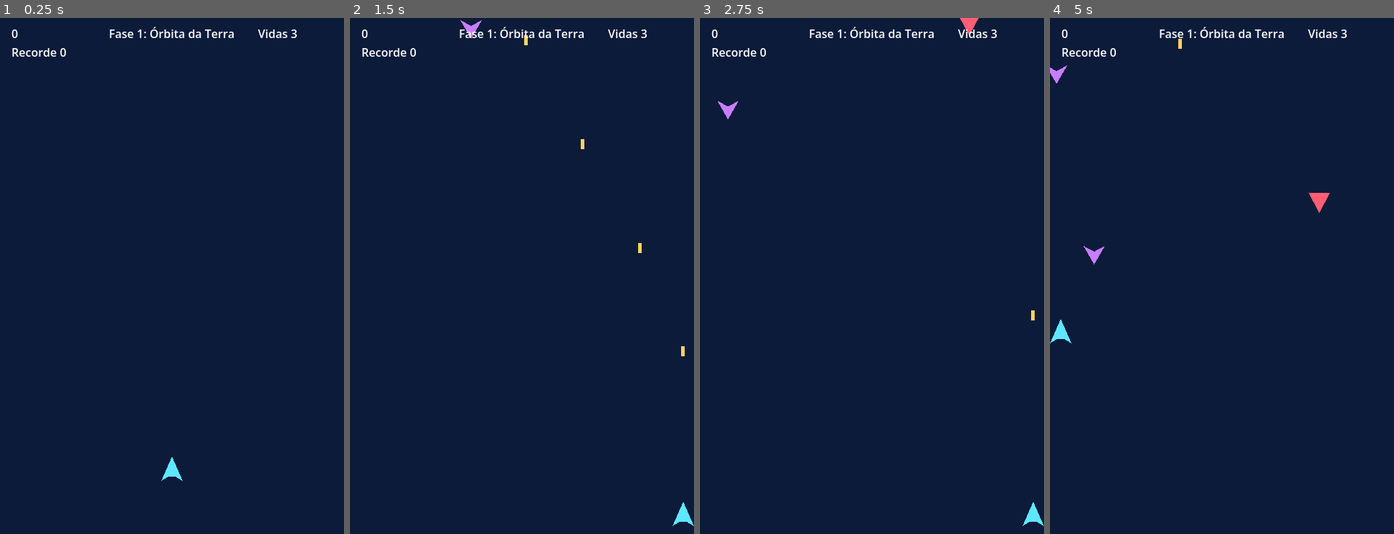
Above: before the commit, frames 1-4 (left to right).
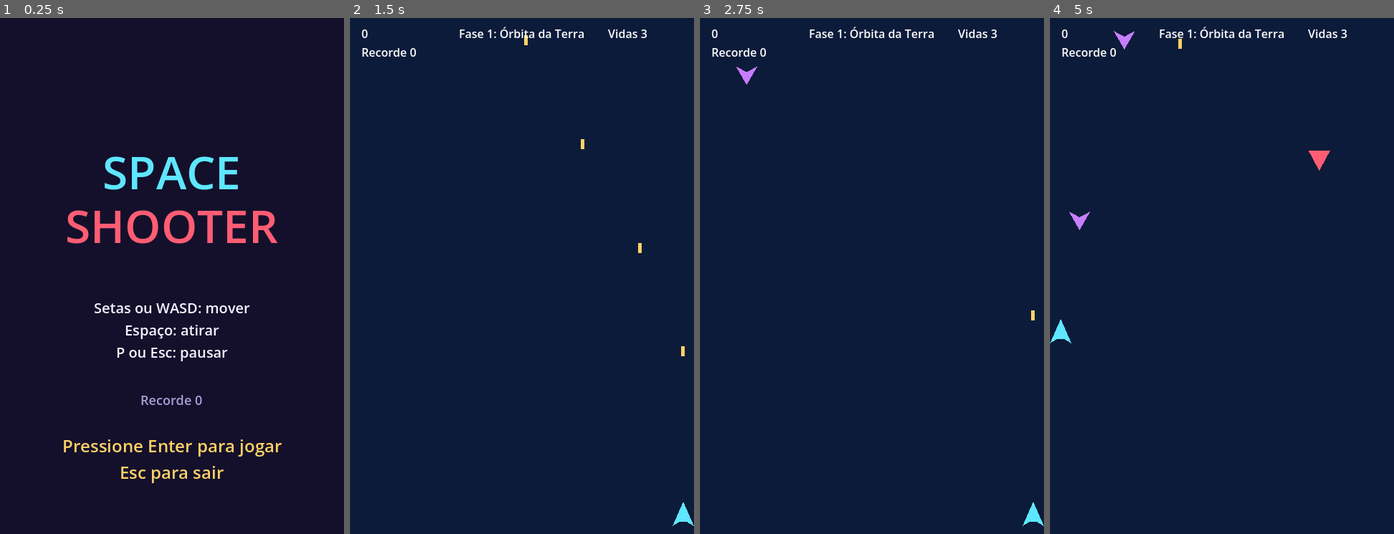
Above: after the commit, the same moments.

Repository: VHAPorfirium/SpaceShooter
Game: Godot game, scene res://scenes/menu.tscn
Two runs of this game, one before a commit and one after it. Both use one fixed random seed, a clock stepped at 60 frames per second and the inputs below. Before the commit the project starts from res://scenes/principal.tscn.
Inputs:
- Up to frame 1 (0.25 s): no input
- Up to frame 2 (1.5 s): tap Enter (ui_accept) at 0.5, 0.77, 1.07 s; hold D (direita) 0.53-1.28 s; hold Space (atirar) 0.53-1.28 s; tap M at 0.8, 1.35 s; hold S (baixo) from 1.28 s (still down)
- Up to frame 3 (2.75 s): tap Enter (ui_accept) at 1.52, 1.55, 1.82 s; release S (baixo) at 2.03 s; hold D (direita) from 2.03 s (still down); hold Enter (ui_accept) from 2.03 s (still down); tap Space (atirar) at 2.3 s
- Up to frame 4 (5 s): release D (direita) at 2.78 s; release Enter (ui_accept) at 2.78 s; hold W (cima) 2.78-3.53 s; tap Space (atirar) at 2.85, 4.35 s; tap Enter (ui_accept) at 3.02, 3.32, 4.52, 4.82 s; tap M at 3.05, 3.6 s; hold Enter (ui_accept) 3.53-4.28 s; hold A (esquerda) from 3.53 s (still down); tap Escape (ui_cancel) at 4.15 s

The runs differ from the first frame. In frame 1, 5.3% of the frame differs, in the area x 3-87%, y 1-91%; in frame 2, less than 0.1%; in frame 3, 0.2%; in frame 4, 0.6%.

Commit message:
Menu inicial, pausa e retorno ao menu

Diff:
--- a/project.godot
+++ b/project.godot
@@ -11,7 +11,7 @@
 [application]
 
 config/name="Space Shooter"
-run/main_scene="uid://bj7q5dgk0750x"
+run/main_scene="uid://dy5x1hd8f4gsu"
 config/features=PackedStringArray("4.7", "GL Compatibility")
 config/icon="res://icon.svg"
 
@@ -49,6 +49,11 @@
 "events": [Object(InputEventKey,"resource_local_to_scene":false,"resource_name":"","device":-1,"window_id":0,"alt_press …(191 unchanged characters)…
 ]
 }
+Pausa={
+"deadzone": 0.2,
+"events": [Object(InputEventKey,"resource_local_to_scene":false,"resource_name":"","device":-1,"window_id":0,"alt_pressed":false,"shift_pressed":false,"ctrl_pressed":false,"meta_pressed":false,"pressed":false,"keycode":0,"physical_keycode":80,"key_label":0,"unicode":112,"location":0,"echo":false,"script":null)
+]
+}
 
 [layer_names]
 
--- /dev/null
+++ b/scenes/menu.tscn
@@ -0,0 +1,35 @@
+[gd_scene format=3 uid="uid://dy5x1hd8f4gsu"]
+
+[ext_resource type="Script" uid="uid://dumfg0ejc3tj6" path="res://script/menu.gd" id="1_yqeox"]
+
+[node name="Menu" type="Control" unique_id=380478875]
+layout_mode = 3
+anchors_preset = 0
+offset_right = 40.0
+offset_bottom = 40.0
+script = ExtResource("1_yqeox")
+
+[node name="Titulo1" type="Label" parent="." unique_id=493660128]
+layout_mode = 0
+offset_right = 40.0
+offset_bottom = 23.0
+
+[node name="Titulo2" type="Label" parent="." unique_id=528814479]
+layout_mode = 0
+offset_right = 40.0
+offset_bottom = 23.0
+
+[node name="Instrucoes" type="Label" parent="." unique_id=356045892]
+layout_mode = 0
+offset_right = 40.0
+offset_bottom = 23.0
+
+[node name="Recorde" type="Label" parent="." unique_id=729492420]
+layout_mode = 0
+offset_right = 40.0
+offset_bottom = 23.0
+
+[node name="Iniciar" type="Label" parent="." unique_id=867852701]
+layout_mode = 0
+offset_right = 40.0
+offset_bottom = 23.0
--- a/scenes/principal.tscn
+++ b/scenes/principal.tscn
@@ -11,6 +11,7 @@
 [ext_resource type="Script" uid="uid://b1ekn4tdpyrm8" path="res://script/gerenciador_fase.gd" id="12_t8783"]
 [ext_resource type="Resource" uid="uid://dhgco1t4ylsq4" path="res://data/tiro_triplo.tres" id="12_xyofb"]
 [ext_resource type="Resource" uid="uid://cipdg5nnl827l" path="res://data/escudo.tres" id="13_cf5mm"]
+[ext_resource type="Script" uid="uid://bfup4d8q4t3ga" path="res://script/pausa.gd" id="13_fj78b"]
 [ext_resource type="Resource" uid="uid://dln3nqyp0p5uf" path="res://data/ajudante.tres" id="14_pvsfa"]
 
 [node name="Principal" type="Node2D" unique_id=1697945304]
@@ -71,3 +72,10 @@
 [node name="FaseLabel" type="Label" parent="." unique_id=1981784933]
 offset_right = 40.0
 offset_bottom = 23.0
+
+[node name="Pausa" type="Node" parent="." unique_id=286382325]
+script = ExtResource("13_fj78b")
+
+[node name="Texto" type="Label" parent="Pausa" unique_id=2046210336]
+offset_right = 40.0
+offset_bottom = 23.0
--- /dev/null
+++ b/script/menu.gd
@@ -0,0 +1,34 @@
+extends Control
+
+const COR_FUNDO := Color("#14102b")
+
+@onready var _titulo_1: Label = $Titulo1
+@onready var _titulo_2: Label = $Titulo2
+@onready var _instrucoes: Label = $Instrucoes
+@onready var _recorde: Label = $Recorde
+@onready var _iniciar: Label = $Iniciar
+
+
+func _ready() -> void:
+	RenderingServer.set_default_clear_color(COR_FUNDO)
+	_configurar(_titulo_1, "SPACE", 170.0, 64, Color("#5ee7ff"))
+	_configurar(_titulo_2, "SHOOTER", 245.0, 64, Color("#ff5d73"))
+	_configurar(_instrucoes, "Setas ou WASD: mover\nEspaço: atirar\nP ou Esc: pausar", 390.0, 20, Color("#f4f1ff"))
+	_configurar(_recorde, "Recorde %d" % Recorde.carregar(), 520.0, 18, Color("#a89fd6"))
+	_configurar(_iniciar, "Pressione Enter para jogar\nEsc para sair", 580.0, 24, Color("#ffd166"))
+
+
+func _unhandled_input(event: InputEvent) -> void:
+	if event.is_action_pressed("ui_accept"):
+		get_tree().change_scene_to_file("res://scenes/principal.tscn")
+	elif event.is_action_pressed("ui_cancel"):
+		get_tree().quit()
+
+
+func _configurar(rotulo: Label, texto: String, y: float, tamanho: int, cor: Color) -> void:
+	rotulo.text = texto
+	rotulo.position = Vector2(0.0, y)
+	rotulo.size = Vector2(480.0, 100.0)
+	rotulo.horizontal_alignment = HORIZONTAL_ALIGNMENT_CENTER
+	rotulo.add_theme_font_size_override("font_size", tamanho)
+	rotulo.add_theme_color_override("font_color", cor)
--- /dev/null
+++ b/script/pausa.gd
@@ -0,0 +1,34 @@
+extends Node
+
+var habilitada: bool = true
+
+@onready var _texto: Label = $Texto
+
+
+func _ready() -> void:
+	# Este nó continua funcionando com o jogo pausado; o resto congela
+	process_mode = Node.PROCESS_MODE_ALWAYS
+	_texto.visible = false
+	_texto.position = Vector2(0.0, 290.0)
+	_texto.size = Vector2(480.0, 140.0)
+	_texto.horizontal_alignment = HORIZONTAL_ALIGNMENT_CENTER
+	_texto.add_theme_font_size_override("font_size", 28)
+	_texto.text = "PAUSADO\nP ou Esc: continuar\nM: voltar ao menu"
+
+
+func _unhandled_input(event: InputEvent) -> void:
+	if not habilitada:
+		return
+	if event.is_action_pressed("pausa"):
+		_alternar()
+		get_viewport().set_input_as_handled()
+		return
+	var tecla := event as InputEventKey
+	if get_tree().paused and tecla != null and tecla.pressed and not tecla.echo and tecla.keycode == KEY_M:
+		get_tree().paused = false
+		get_tree().change_scene_to_file("res://scenes/menu.tscn")
+
+
+func _alternar() -> void:
+	get_tree().paused = not get_tree().paused
+	_texto.visible = get_tree().paused
--- a/script/principal.gd
+++ b/script/principal.gd
@@ -67,8 +67,14 @@
 
 func _unhandled_input(event: InputEvent) -> void:
 	var terminou := _estado == Estado.FIM or _estado == Estado.VITORIA
-	if terminou and event.is_action_pressed("ui_accept"):
+	if not terminou:
+		return
+	if event.is_action_pressed("ui_accept"):
 		get_tree().reload_current_scene()
+	else:
+		var tecla := event as InputEventKey
+		if tecla != null and tecla.pressed and not tecla.echo and tecla.keycode == KEY_M:
+			get_tree().change_scene_to_file("res://scenes/menu.tscn")
 
 
 func _iniciar_fase(indice: int) -> void:
@@ -159,6 +165,7 @@
 
 
 func _finalizar_partida(titulo: String) -> void:
+	$Pausa.habilitada = false
 	_gerenciador.parar()
 
 	var novo_recorde := _pontos > _recorde
@@ -170,6 +177,6 @@
 	var texto := "%s\nPontos %d\nRecorde %d" % [titulo, _pontos, _recorde]
 	if novo_recorde:
 		texto += "\nNOVO RECORDE!"
-	texto += "\nEnter para jogar de novo"
+	texto += "\nEnter: jogar de novo\nM: menu"
 	_mensagem.text = texto
 	_mensagem.visible = true
Not shown, added: script/menu.gd.uid
Not shown, added: script/pausa.gd.uid
